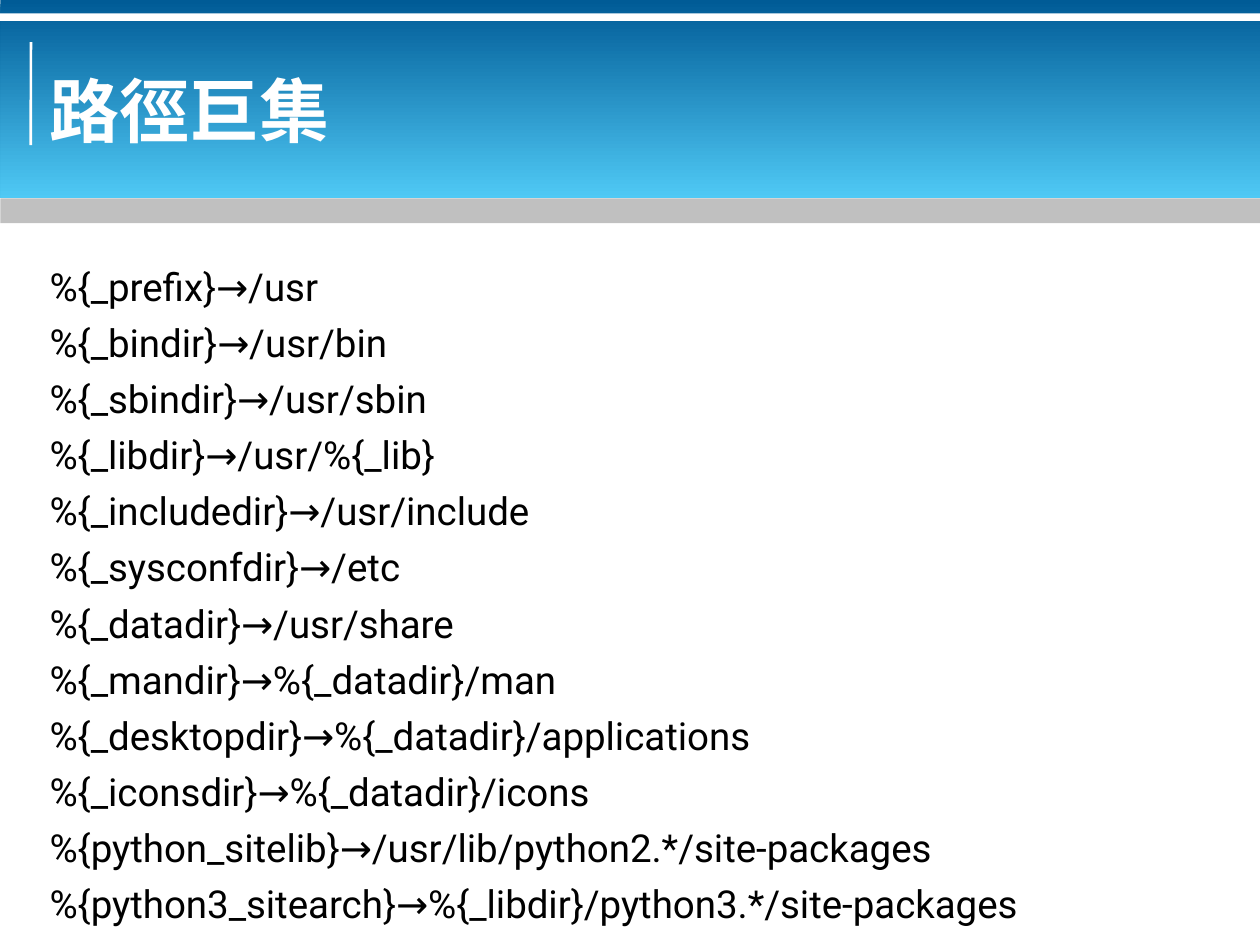
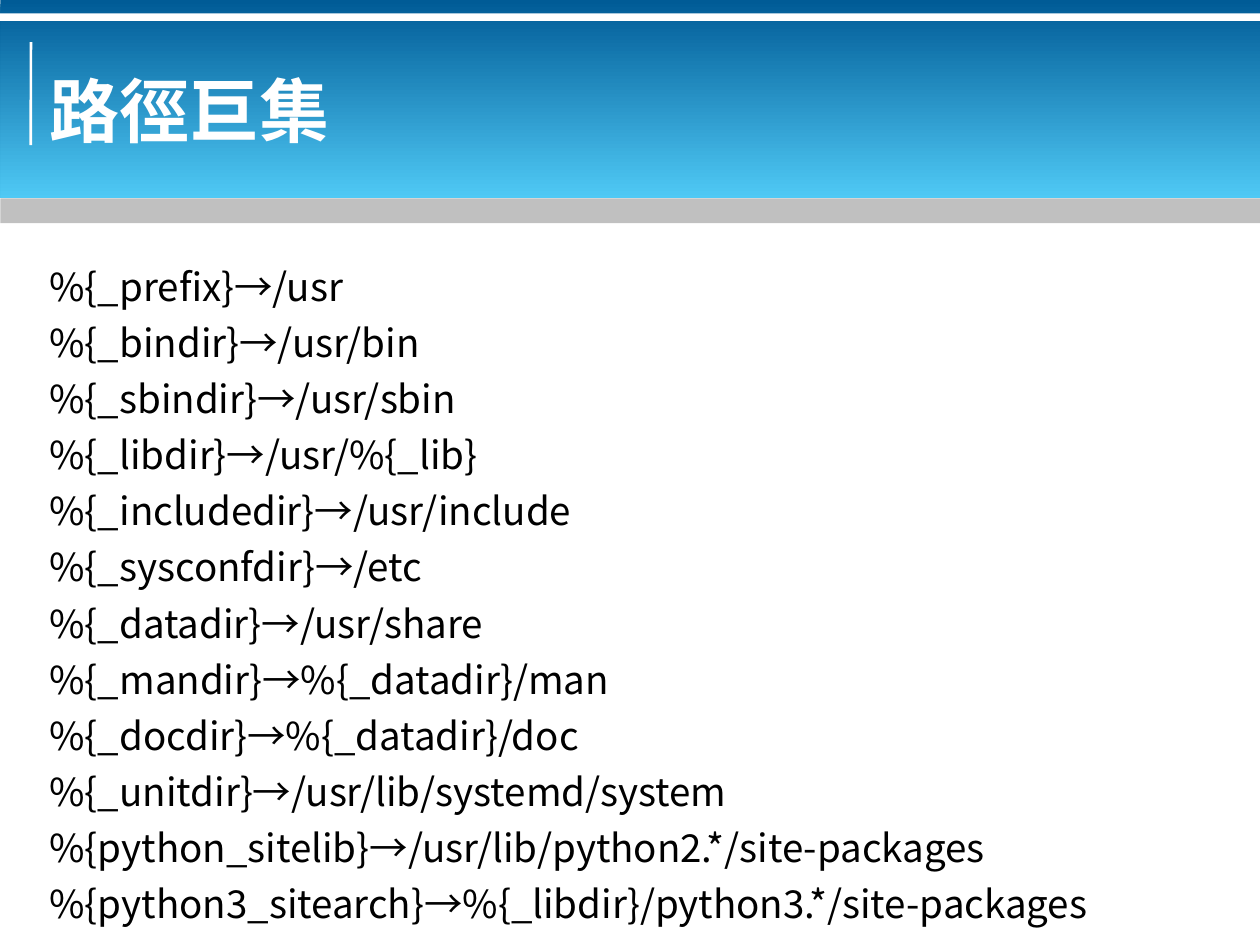
Before and after one commit to bluebat/.presentations, a slide deck: slide 56 of rpm-packaging.odp. Drawn at 1260x945 pixels with LibreOffice and Linux fonts; fonts in the diff are those of the drawing; background and template pictures are left out. Boxes give left, top, right and bottom in pixels: in the first picture for what was removed or moved away, otherwise in the second. Text is boxed around its words. In the diff, an @@ line names an element or a change of style, - is before the commit and + after.

```diff
--- a/rpm-packaging.odp
+++ b/rpm-packaging.odp
@@ text at (x1=50, y1=270, x2=1088, y2=928): font Roboto to Noto Sans CJK SC in "%{_prefix}→/usr", "%{_bindir}→/usr/bin", "%{_sbindir}→/usr/sbin", "%{_libdir}→/usr/%{_lib}" and 6 more places @@
@@ text at (x1=50, y1=719, x2=727, y2=815): text changed; font Roboto to Noto Sans CJK SC @@
-%{_desktopdir}→%{_datadir}/applications
-%{_iconsdir}→%{_datadir}/icons
+%{_docdir}→%{_datadir}/doc
+%{_unitdir}→/usr/lib/systemd/system
```
Also in this commit, not shown: 44 other slides changed, 1 other file.
